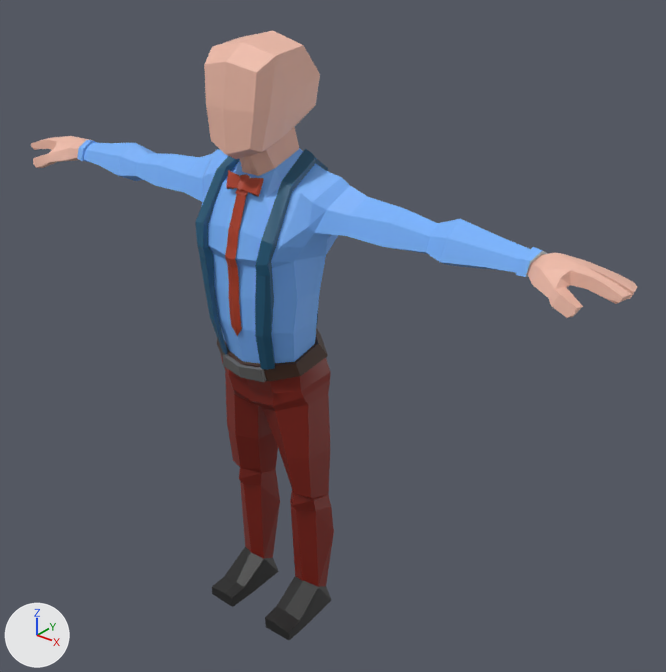
An edit to the Blender file PingTap/Assets/Models/Characters/Guy/Guy.blend, drawn before and after from the same camera.
Before and after are seen from a camera (50 mm lens) standing at (1.78, -1.9, 2.28) and looking at (0.13, 0.15, 1.01). The axes (+X, +Y, +Z) are drawn at lower left. The lights are the same throughout.

The older version as bpy lines, for what is in view:
```python
ob_accessory__belt = bpy.data.objects.new('Accessory: Belt', me_mesh_031)
ob_accessory__belt.parent = ob_outfit
ob_accessory__belt.location = (0.0, 0.0, 0.0)
ob_accessory__belt.rotation_euler = (1.571, 0.0, 0.0)  # degrees (90, 0, 0)
ob_accessory__belt.scale = (0.0108, 0.0108, 0.0108)
ob_accessory__bowtie = bpy.data.objects.new('Accessory: Bowtie', me_bowtie)
ob_accessory__bowtie.parent = ob_outfit
ob_accessory__bowtie.location = (0.0, 0.0, 0.0)
ob_accessory__bowtie.rotation_euler = (1.571, 0.0, 0.0)  # degrees (90, 0, 0)
ob_accessory__bowtie.scale = (0.0108, 0.0108, 0.0108)
ob_accessory__suspenders = bpy.data.objects.new('Accessory: Suspenders', me_mesh_001)
ob_accessory__suspenders.parent = ob_outfit
ob_accessory__suspenders.location = (0.0, 0.0, 0.0)
ob_accessory__suspenders.rotation_euler = (1.571, 0.0, 0.0)  # degrees (90, 0, 0)
ob_accessory__suspenders.scale = (0.00716, 0.0108, 0.0108)
ob_accessory__tie = bpy.data.objects.new('Accessory: Tie', me_mesh_024)
ob_accessory__tie.parent = ob_outfit
ob_accessory__tie.location = (0.0, 0.0, 0.0)
ob_accessory__tie.rotation_euler = (1.571, 0.0, 0.0)  # degrees (90, 0, 0)
ob_accessory__tie.scale = (0.0108, 0.0108, 0.0108)
ob_boots = bpy.data.objects.new('Boots', me_mesh_007)
ob_boots.parent = ob_outfit
ob_boots.location = (0.0, 0.0, 0.0)
ob_boots.rotation_euler = (1.571, 0.0, 0.0)  # degrees (90, 0, 0)
ob_boots.scale = (0.0108, 0.0108, 0.0108)
ob_mesh = bpy.data.objects.new('Mesh', me_mesh)
ob_mesh.location = (0.0, 0.0, 0.0)
ob_mesh.rotation_euler = (1.571, 0.0, 0.0)  # degrees (90, 0, 0)
ob_mesh.scale = (0.0108, 0.0108, 0.0108)
ob_pants = bpy.data.objects.new('Pants', me_mesh_006)
ob_pants.parent = ob_outfit
ob_pants.location = (0.0, 0.0, 0.0)
ob_pants.rotation_euler = (1.571, 0.0, 0.0)  # degrees (90, 0, 0)
ob_pants.scale = (0.0108, 0.0108, 0.0108)
ob_shirt = bpy.data.objects.new('Shirt', me_mesh_005)
ob_shirt.parent = ob_outfit
ob_shirt.location = (0.0, 0.0, 0.0)
ob_shirt.rotation_euler = (1.571, 0.0, 0.0)  # degrees (90, 0, 0)
ob_shirt.scale = (0.0108, 0.0108, 0.0108)
```
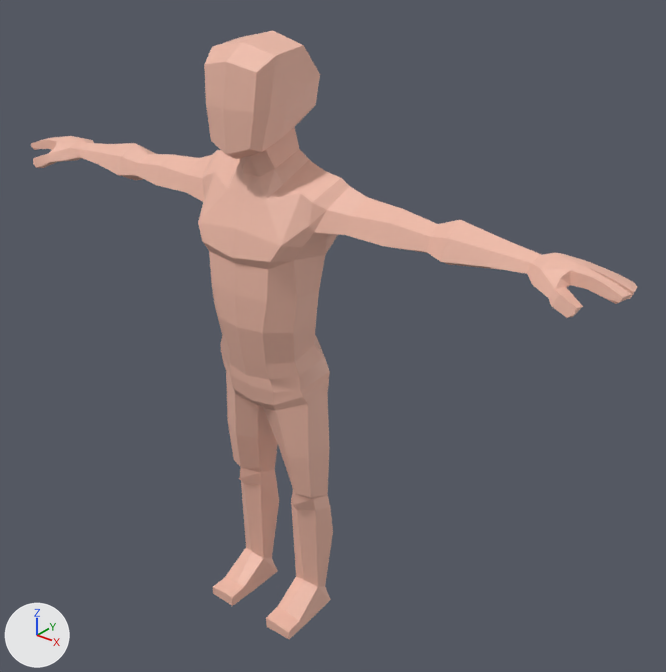
Location of each change, [x1, y1, x2, y2] in pixels of the pictures (666 x 672 px):
'Shirt', hidden (blue)
    before: [77, 140, 547, 364]
'Pants', hidden (red)
    before: [221, 355, 334, 587]
'Accessory: Suspenders', hidden (blue)
    before: [195, 149, 328, 370]
'Boots', hidden
    before: [212, 547, 331, 640]
'Accessory: Belt', hidden
    before: [217, 328, 328, 382]
'Accessory: Tie', hidden (red)
    before: [225, 188, 248, 336]
'Accessory: Bowtie', hidden (red)
    before: [226, 170, 264, 197]
'Mesh', unchanged, uncovered by the edit
    before: [31, 31, 637, 318]
    after: [31, 31, 637, 639]

The change in detail:
Object 'Accessory: Belt' (ob_accessory__belt) is now hidden.
Object 'Accessory: Bowtie' (ob_accessory__bowtie) is now hidden.
Object 'Accessory: Suspenders' (ob_accessory__suspenders) is now hidden.
Object 'Accessory: Tie' (ob_accessory__tie) is now hidden.
Object 'Pants' (ob_pants) is now hidden.
Object 'Shirt' (ob_shirt) is now hidden.
Object 'Boots' (ob_boots) is now hidden.
